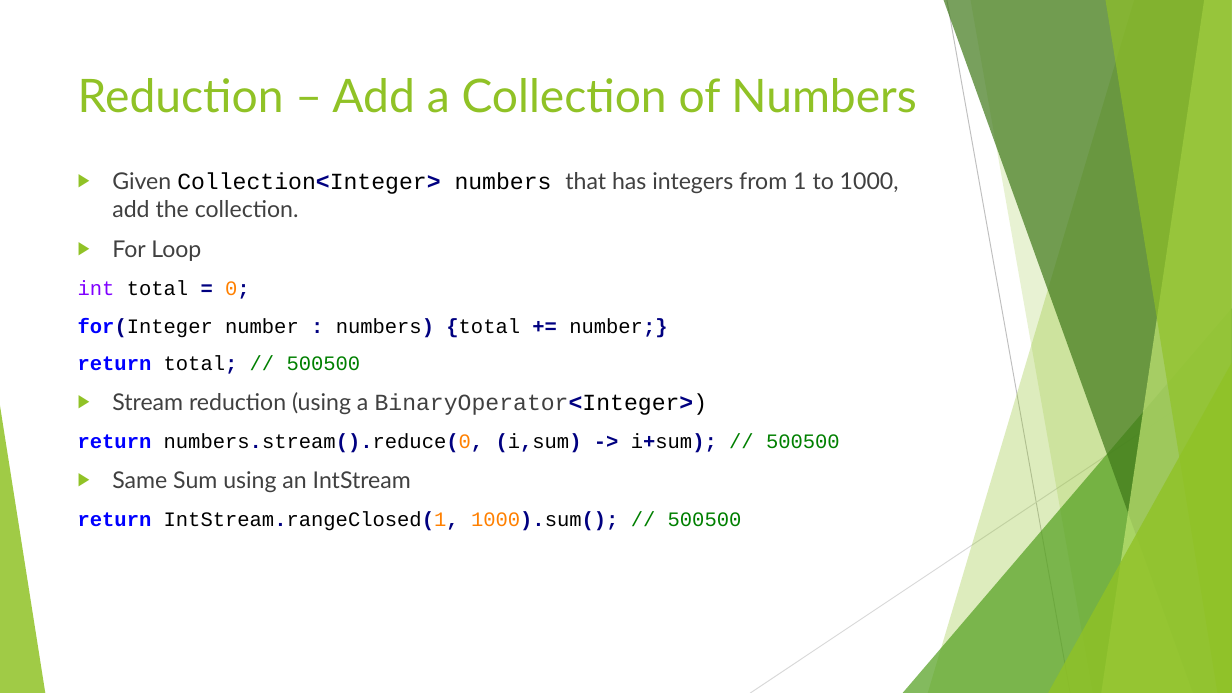
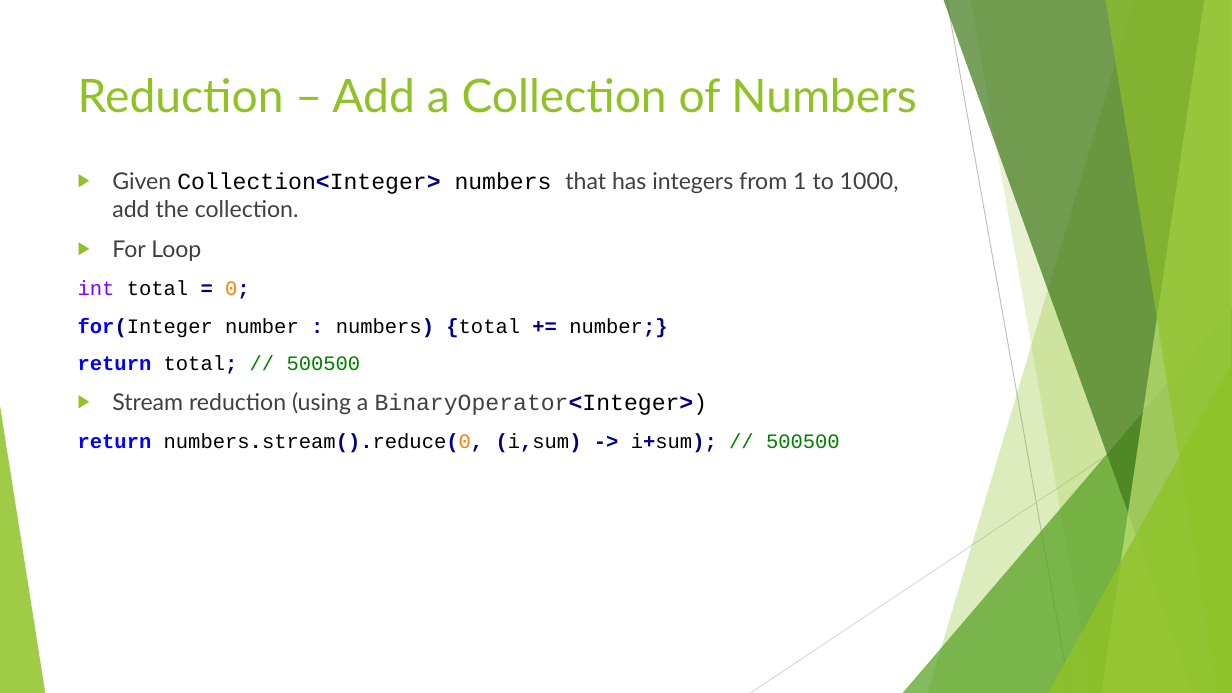
Before and after one commit to RichardRoda/2017-CodePaLOUsa-Lambda, a slide deck: slide 27 of Learning to Love the Lambda in the Stream.pptx (slide 26 before the commit). Drawn at 1232x693 pixels with LibreOffice and Linux fonts; fonts in the diff are those of the drawing. Boxes give left, top, right and bottom in pixels: in the first picture for what was removed or moved away, otherwise in the second. Text is boxed around its words. In the diff, an @@ line names an element or a change of style, - is before the commit and + after.

Commit message:
Add sponsors slide.  In the limit ... skip example, explain how the iterate method of Stream creates an infinite stream.

```diff
--- a/Learning to Love the Lambda in the Stream.pptx
+++ b/Learning to Love the Lambda in the Stream.pptx
@@ text at (x1=78, y1=471, x2=742, y2=531): paragraphs removed @@
-▶ Same Sum using an IntStream
-return IntStream.rangeClosed(1, 1000).sum(); // 500500
```
Also in this commit, not shown: 3 other slides changed, 1 slide added, 1 other file.
